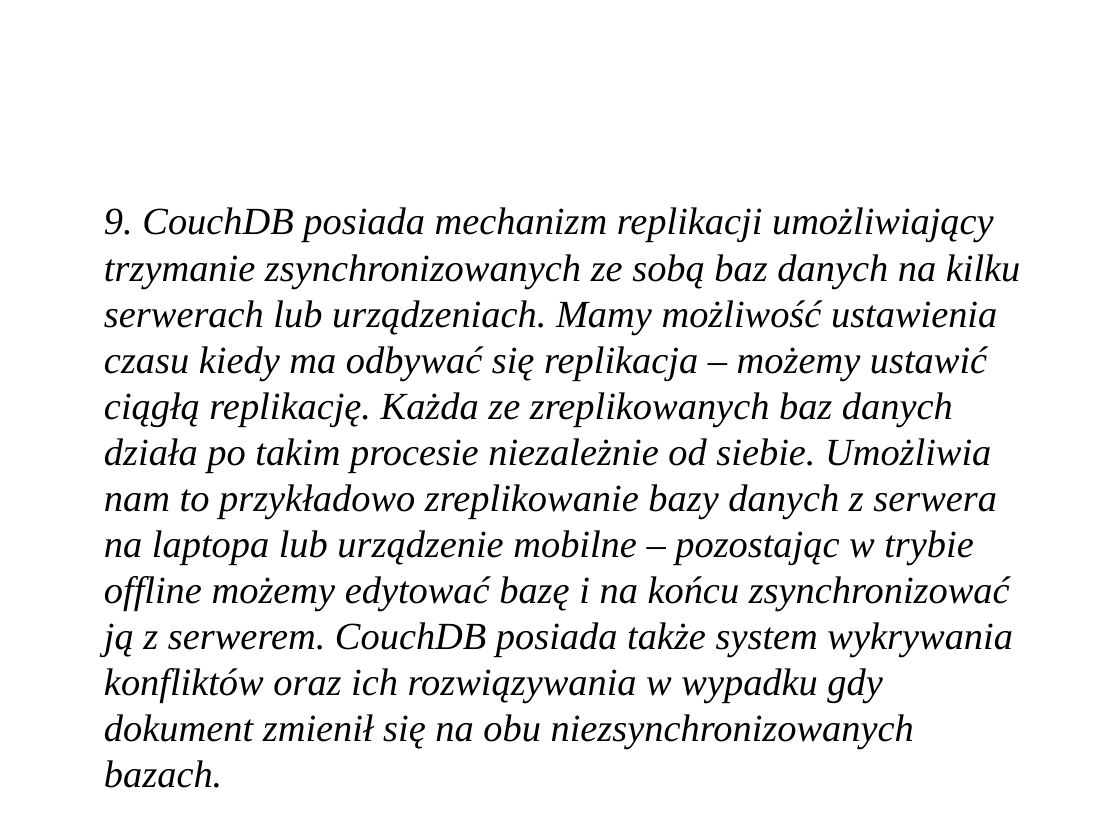
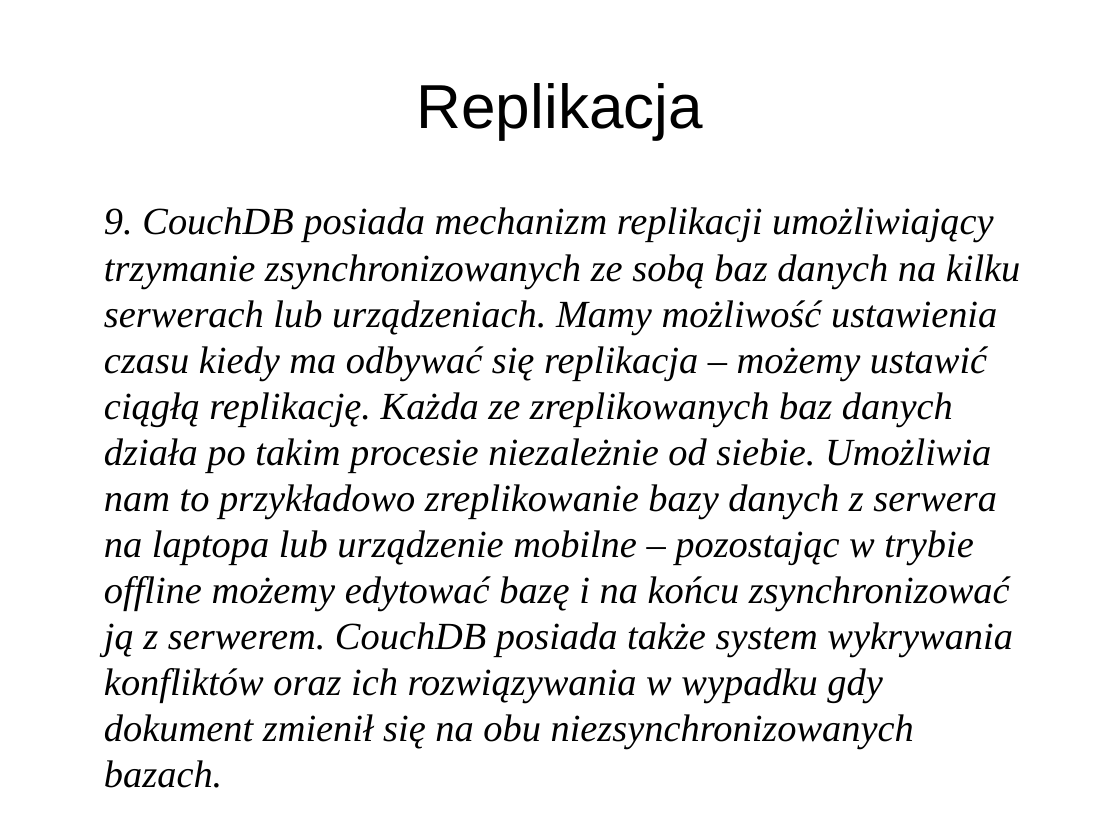
Before and after one commit to pawnow/ProjektErlang, a slide deck: slide 15 of prezentacja.odp (slide 14 before the commit). Drawn at 1120x840 pixels with LibreOffice and Linux fonts; fonts in the diff are those of the drawing. Boxes give left, top, right and bottom in pixels: in the first picture for what was removed or moved away, otherwise in the second. Text is boxed around its words. In the diff, an @@ line names an element or a change of style, - is before the commit and + after.

```diff
--- a/prezentacja.odp
+++ b/prezentacja.odp
@@ title added at bbox=[417, 83, 703, 139], 44 pt, text #000000 @@
+Replikacja
```
Also in this commit, not shown: 8 other slides changed, 2 slides added, 1 slide removed, 1 other file.
